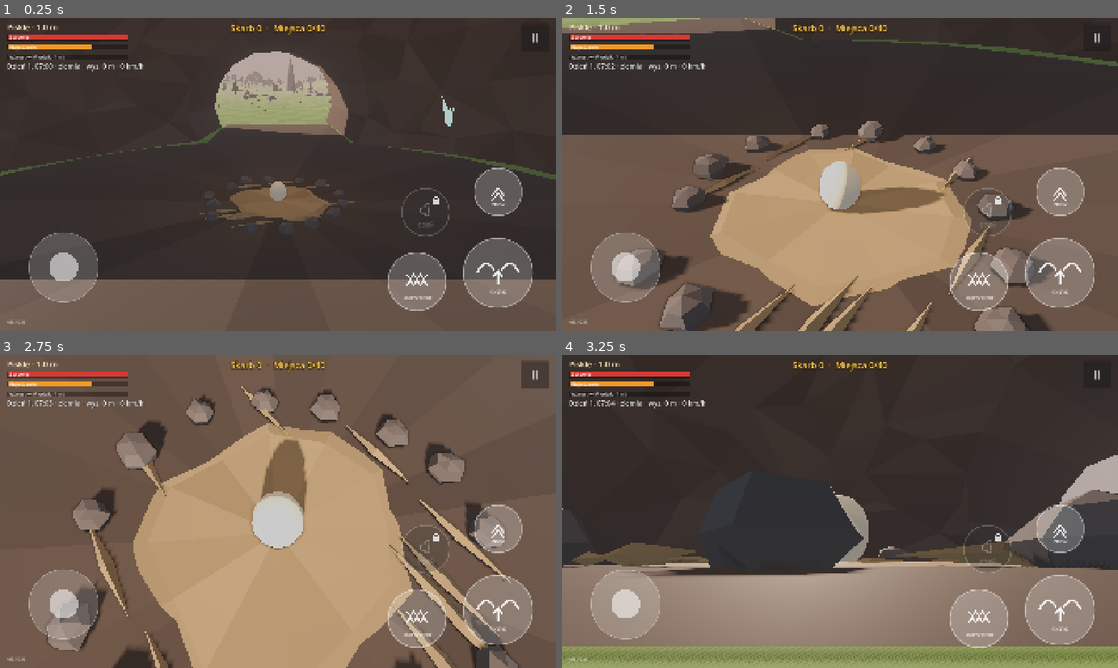
Above: before the commit, frames 1-4 (two rows, left to right).
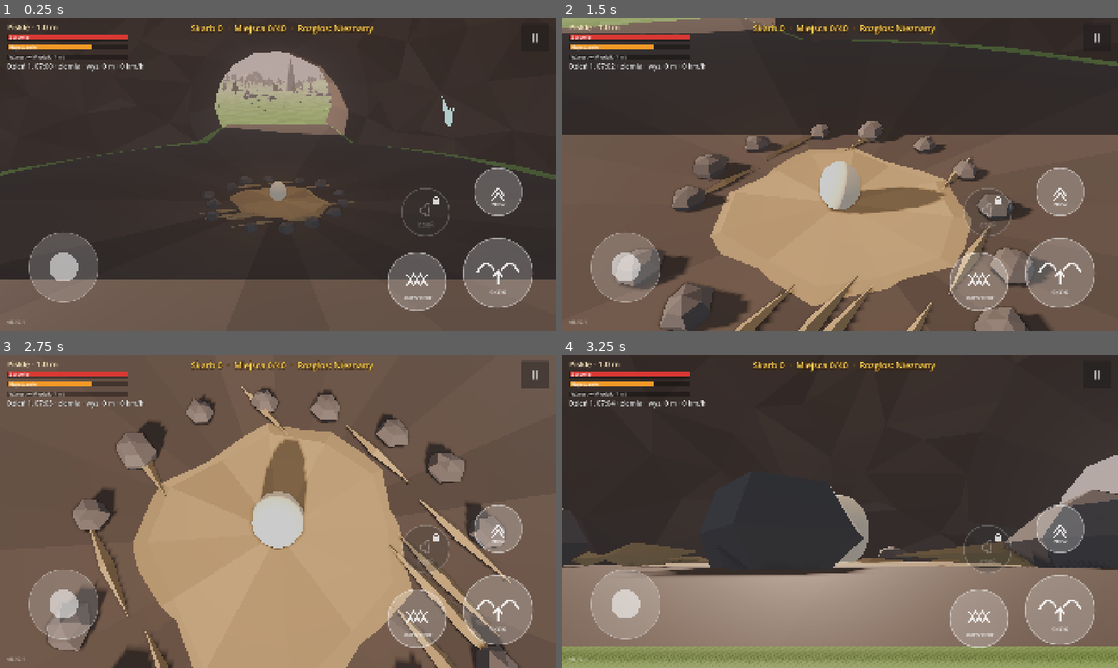
Above: after the commit, the same moments.

Repository: slota145/3d-dragon-game
Game: Godot game, scene res://scenes/boot.tscn
Two runs of this game, one before a commit and one after it. Both use one fixed random seed, a clock stepped at 60 frames per second and the inputs below.
Inputs (mouse positions are in pixels of both pictures, inside the frame that each line leads up to):
- Up to frame 1 (0.25 s): no input
- Up to frame 2 (1.5 s): move the mouse to (962, 158) at 0.52 s; hold D (move_right) 0.53-1.25 s; tap F (bite) at 0.6 s; click (962, 158) at 0.67 s; tap Space (flap) at 0.77, 1.07 s; drag from (728, 190) to (812, 237) at 1.27 s
- Up to frame 3 (2.75 s): move the mouse to (333, 442) at 2.02 s; hold D (move_right) from 2.03 s (still down); tap E (cam_right) at 2.1 s
- Up to frame 4 (3.25 s): release D (move_right) at 2.75 s; drag from (812, 574) to (673, 464) at 2.77 s

The runs differ from the first frame. In frame 1, 0.4% of the frame differs, in the area x 3-68%, y 2-98%; in frame 2, 0.5%; in frame 3, 0.6%, in the area x 3-68%, y 1-98%; in frame 4, 0.4%.

Commit message:
Rozgłos i myśliwi z łukami (0.10.1); handoff
Co-Authored-By: Claude Opus 5.5 <noreply@anthropic.com>
Claude-Session: https://claude.ai/code/session_01Ves32BxAhBVxU1wfrWL8eZ

Diff:
--- a/project.godot
+++ b/project.godot
@@ -12,7 +12,7 @@
 
 config/name="3D Dragon Game"
 config/description="Gra o smoku w Godot 4 — prototyp."
-config/version="0.10.0"
+config/version="0.10.1"
 ; Numer zgodności „bazy” (APK/EXE). Podbij, gdy zmieniasz coś, czego łatka .pck nie przeniesie
 ; (input map, ustawienia projektu, eksportu, wersja silnika) — gracze dostaną wtedy pełną aktualizację.
 config/base_api=5
--- /dev/null
+++ b/scripts/game/arrow.gd
@@ -0,0 +1,52 @@
+class_name Arrow
+extends Node3D
+## Strzała myśliwego: leci łukiem (lekka grawitacja), trafia smoka (odległość od jego środka),
+## po chybieniu ginie w ziemi albo po kilku sekundach.
+
+const GRAVITY := 6.0
+
+var velocity: Vector3
+var damage: float = 6.0
+var target: DragonController
+var _life: float = 4.0
+
+
+static func create(from: Vector3, aim: Vector3, speed: float, dmg: float, dragon: DragonController) -> Arrow:
+	var a := Arrow.new()
+	a.position = from
+	var t := from.distance_to(aim) / speed
+	a.velocity = (aim - from) / maxf(t, 0.05) + Vector3.UP * GRAVITY * t * 0.5  # kompensacja opadania
+	a.damage = dmg
+	a.target = dragon
+	var mi := MeshInstance3D.new()
+	var shaft := CylinderMesh.new()
+	shaft.top_radius = 0.02
+	shaft.bottom_radius = 0.02
+	shaft.height = 0.9
+	shaft.radial_segments = 4
+	shaft.rings = 1
+	var mat := StandardMaterial3D.new()
+	mat.albedo_color = Color(0.35, 0.22, 0.1)
+	shaft.material = mat
+	mi.mesh = shaft
+	mi.rotation.x = PI / 2.0  # walec wzdłuż Z
+	mi.cast_shadow = GeometryInstance3D.SHADOW_CASTING_SETTING_OFF
+	a.add_child(mi)
+	return a
+
+
+func _physics_process(delta: float) -> void:
+	_life -= delta
+	velocity.y -= GRAVITY * delta
+	position += velocity * delta
+	if velocity.length() > 0.1:
+		look_at(global_position + velocity, Vector3.UP)
+	if target and is_instance_valid(target):
+		var center := target.body_center()
+		if global_position.distance_to(center) < 0.8 + target.stats.size * 0.35:
+			target.stats.damage(damage)
+			target.hit_by_arrow.emit(damage)
+			queue_free()
+			return
+	if _life <= 0.0 or global_position.y < Terrain.height(global_position.x, global_position.z) - 0.2:
+		queue_free()
--- a/scripts/game/dragon_controller.gd
+++ b/scripts/game/dragon_controller.gd
@@ -32,6 +32,7 @@
 signal bit
 signal killed_prey(prey: Prey)
 signal exhausted  ## próba machnięcia / startu bez siły lotu
+signal hit_by_arrow(damage: float)
 
 enum State { GROUND, AIR }
 
@@ -210,6 +211,11 @@
 ## Skala prędkości lotu: młodzik lata wyraźnie wolniej niż dorosły.
 func _fly_k() -> float:
 	return clampf(sqrt(_k), 0.35, 1.3)
+
+
+## Środek ciała smoka (cel strzał, trafienia).
+func body_center() -> Vector3:
+	return global_position + Vector3.UP * (0.22 * stats.size + 0.1)
 
 
 func size_k() -> float:
--- a/scripts/game/villager.gd
+++ b/scripts/game/villager.gd
@@ -9,6 +9,7 @@
 
 signal poked_dragon(villager: Villager, damage: float)
 signal scared(villager: Villager)
+signal shot_arrow(arrow: Node3D)
 
 enum Mood { CALM, BOLD, WARY, PANIC }
 
@@ -17,6 +18,13 @@
 @export var run_speed: float = 4.6
 ## Poniżej działa tylko, gdy smok jest bliżej (oszczędność na telefonie).
 @export var active_range: float = 260.0
+@export_group("Myśliwy")
+## Myśliwy z łukiem: trzyma dystans i strzela (zamiast dźgać widłami / uciekać).
+@export var archer: bool = false
+@export var shoot_range: float = 55.0
+@export var shoot_cooldown: float = 2.6
+@export var arrow_damage: float = 6.0
+@export var arrow_speed: float = 34.0
 
 var mood: int = Mood.CALM
 var _poke_cd: float = 0.0
@@ -53,6 +61,9 @@
 	_poke_t += delta
 	_timer -= delta
 	var flying: bool = dc.is_flying() and dc.global_position.y - global_position.y > 6.0
+	if archer:
+		_archer_logic(delta, dc, to_dragon, dist, dsize)
+		return
 	mood = Mood.CALM
 	if dsize < DragonStats.STAGE_MIN_SIZE[1]:
 		if dist < 16.0 and not flying:
@@ -94,6 +105,46 @@
 		rotation.y = lerp_angle(rotation.y, atan2(to_dragon.x, to_dragon.z), clampf(6.0 * delta, 0.0, 1.0))
 
 
+## Myśliwy: podchodzi na odległość strzału, strzela z łuku (z wyprzedzeniem), a gdy smok
+## jest blisko — odskakuje. Bardzo duży smok z bliska = panika.
+func _archer_logic(delta: float, dc: DragonController, to_dragon: Vector3, dist: float, dsize: float) -> void:
+	var too_close := 10.0 + dsize * 1.2
+	mood = Mood.CALM
+	if dist < shoot_range * 1.8:
+		mood = Mood.BOLD
+		var dir := to_dragon.normalized()
+		if dist < too_close:
+			mood = Mood.PANIC if dsize >= DragonStats.STAGE_MIN_SIZE[2] else Mood.WARY
+			_dir = -dir
+			_speed = run_speed
+			_mark_scared()
+		elif dist > shoot_range:
+			_dir = dir
+			_speed = run_speed * 0.8
+		else:
+			_speed = 0.0
+			if _poke_cd <= 0.0:
+				_shoot(dc)
+		_move(delta)
+		rotation.y = lerp_angle(rotation.y, atan2(dir.x, dir.z), clampf(8.0 * delta, 0.0, 1.0))
+		_poke_cd = maxf(0.0, _poke_cd - delta) if dist <= shoot_range else _poke_cd
+		return
+	_was_scared = false
+	if _timer <= 0.0:
+		_pick_wander()
+	_move(delta)
+
+
+func _shoot(dc: DragonController) -> void:
+	_poke_cd = shoot_cooldown * randf_range(0.8, 1.2)
+	_poke_t = 0.0
+	var from := global_position + Vector3.UP * 1.45 + global_basis.z * 0.4
+	var target := dc.body_center()
+	var lead := target + dc.velocity * (from.distance_to(target) / arrow_speed) * 0.7
+	var arrow := Arrow.create(from, lead, arrow_speed, arrow_damage, dc)
+	shot_arrow.emit(arrow)
+
+
 func _poke() -> void:
 	_poke_cd = poke_cooldown
 	_poke_t = 0.0
--- a/scripts/game/villages.gd
+++ b/scripts/game/villages.gd
@@ -18,6 +18,9 @@
 var _meshes: Dictionary = {}
 var _people: Dictionary = {}  # rola -> Array[[name, mesh, pivot Transform3D]]
 var _residents: Array[Node3D] = []
+var _hunters: Array[Villager] = []
+## Myśliwi na wioskę (zależy od rozgłosu smoka; ustawia świat).
+var hunters_per_village: int = 0
 
 
 func _ready() -> void:
@@ -132,6 +135,30 @@
 		if sheep_model:
 			for k in sheep_per_pen:
 				_spawn_sheep(pc + Vector3(rng.randf_range(-4, 4), 0, rng.randf_range(-4, 4)), pc)
+	_hunters.clear()
+	set_hunters(hunters_per_village)
+
+
+## Myśliwi z łukami w każdej wiosce (więcej przy większym rozgłosie).
+func set_hunters(per_village: int) -> void:
+	hunters_per_village = per_village
+	_hunters = _hunters.filter(func(h: Villager) -> bool: return is_instance_valid(h) and h.is_alive())
+	for i in Terrain.VILLAGES.size():
+		var here := _hunters.filter(func(h: Villager) -> bool: return h.home.distance_to(center(i)) < 1.0)
+		for k in range(here.size(), per_village):
+			var c := center(i)
+			var a := randf() * TAU
+			var h := _spawn_person("Hunter", "Myśliwy", c + Vector3(cos(a), 0, sin(a)) * 12.0, c,
+				float(Terrain.VILLAGES[i][2]) * 0.8)
+			h.archer = true
+			h.max_health = 3.0
+			h.health = 3.0
+			h.shot_arrow.connect(func(arrow: Node3D) -> void: add_child(arrow))
+			_hunters.append(h)
+
+
+func hunters() -> Array[Villager]:
+	return _hunters.filter(func(h: Villager) -> bool: return is_instance_valid(h) and h.is_alive())
 
 
 func _spawn_person(role: String, label: String, pos: Vector3, home: Vector3, radius: float) -> Villager:
--- a/scripts/game/world.gd
+++ b/scripts/game/world.gd
@@ -24,6 +24,13 @@
 var _decor: TerrainDecor
 var _landmarks: Landmarks
 var _villages: Villages
+## Rozgłos smoka 0..100: rośnie od zjadania ludzi i owiec z farm i straszenia wieśniaków,
+## powoli opada (i przy śnie). Od poziomu „Plotka” wioski wystawiają myśliwych z łukami.
+var renown: float = 0.0
+const RENOWN_LEVELS := [0.0, 20.0, 50.0, 80.0]
+const RENOWN_NAMES := ["Nieznany", "Plotka", "Postrach", "Legenda"]
+var _renown_level: int = 0
+var _arrow_msg: int = -100000
 var _poke_msg: int = -100000
 var _day_night: DayNight
 var _sleeping: bool = false
@@ -67,6 +74,14 @@
 		if Time.get_ticks_msec() - _poke_msg > 3000:
 			_poke_msg = Time.get_ticks_msec()
 			_toast("%s dźga cię widłami! Uciekaj albo walcz" % by.display_name))
+	_villages.eaten_from_village.connect(func(p: Prey) -> void:
+		add_renown(8.0 if p is Villager else 3.0))
+	_villages.scared.connect(func(_by: Villager) -> void: add_renown(0.4))
+	_player.hit_by_arrow.connect(func(_dmg: float) -> void:
+		_flash = 0.6
+		if Time.get_ticks_msec() - _arrow_msg > 3000:
+			_arrow_msg = Time.get_ticks_msec()
+			_toast("Trafiony strzałą! Myśliwi polują na smoka"))
 	_lair = Lair.new()
 	_lair.name = "Lair"
 	_lair.position = Lair.POSITION
@@ -166,6 +181,9 @@
 	_finds.taken_today = data.get("finds_taken", [])
 	_finds.caches_taken = data.get("caches_taken", [])
 	_landmarks.found = data.get("landmarks_found", [])
+	renown = float(data.get("renown", 0.0))
+	_renown_level = renown_level()
+	_villages.set_hunters(_hunters_for(_renown_level))
 	_player.stats.restore(data.get("stats", {}))
 	_lair.show_shells()
 	var p: Array = data.get("pos", [])
@@ -184,7 +202,7 @@
 	var pos := _player.global_position
 	SaveGame.write({"day": day, "hour": _day_night.hour, "treasure": treasure,
 		"finds_taken": _finds.taken_today, "caches_taken": _finds.caches_taken,
-		"landmarks_found": _landmarks.found, "stats": _player.stats.to_save(), "pos": [pos.x, pos.y, pos.z],
+		"landmarks_found": _landmarks.found, "renown": renown, "stats": _player.stats.to_save(), "pos": [pos.x, pos.y, pos.z],
 		"yaw": _player.rotation.y, "version": GameVersion.current()})
 
 
@@ -220,6 +238,30 @@
 		save_game())
 
 
+# --- Rozgłos -----------------------------------------------------------------------
+
+func renown_level() -> int:
+	var lvl := 0
+	for i in RENOWN_LEVELS.size():
+		if renown >= RENOWN_LEVELS[i]:
+			lvl = i
+	return lvl
+
+
+func _hunters_for(level: int) -> int:
+	return [0, 1, 2, 3][level]
+
+
+func add_renown(amount: float) -> void:
+	renown = clampf(renown + amount, 0.0, 100.0)
+	var lvl := renown_level()
+	if lvl > _renown_level:
+		_banner("ROZGŁOS: " + RENOWN_NAMES[lvl].to_upper(),
+			"Wioski wysyłają myśliwych z łukami!" if lvl == 1 else "Ludzie drżą na twój widok — myśliwych jest więcej")
+		_villages.set_hunters(_hunters_for(lvl))
+	_renown_level = lvl
+
+
 # --- Złoto -------------------------------------------------------------------------
 
 ## Skrytki ze złotem: szczyty skalnych słupów + skrzynie przy ciekawych miejscach.
@@ -260,7 +302,8 @@
 		save_game()
 		carried = 0
 	_gold_label.text = ("Złoto %d  ·  " % carried if carried > 0 else "") + "Skarb %d" % treasure \
-		+ "  ·  Miejsca %d/%d" % [_landmarks.found.size(), _landmarks.total()]
+		+ "  ·  Miejsca %d/%d" % [_landmarks.found.size(), _landmarks.total()] \
+		+ "  ·  Rozgłos: %s" % RENOWN_NAMES[_renown_level]
 
 
 # --- Sen w legowisku -------------------------------------------------------------
@@ -329,6 +372,9 @@
 			day += 1  # po północy dzień już się zmienił — śpisz tylko do rana
 		_day_night.set_hour(7.0)
 		_finds.setup(day, _cache_spots())  # nowy dzień — nowe znaleziska
+		renown = maxf(0.0, renown - 5.0)  # przez noc plotki cichną
+		_renown_level = renown_level()
+		_villages.hunters_per_village = _hunters_for(_renown_level)
 		_villages.repopulate()  # zjedzeni mieszkańcy i owce wracają
 		var st := _player.stats
 		st.health = 100.0
@@ -423,6 +469,8 @@
 	status.text = "Dzień %d, %s · %s · wys. %d m · %d km/h" % [day, _day_night.clock_text(), mode, int(_player.global_position.y),
 		int(v.length() * 3.6)]
 	_sleep_button.visible = can_sleep()
+	renown = maxf(0.0, renown - delta * 0.01)  # ok. 0,6 pkt na minutę
+	_renown_level = mini(_renown_level, renown_level())
 	_update_gold()
 	if use_save and not _intro:
 		_autosave_t += delta
--- a/tools/test_village.gd
+++ b/tools/test_village.gd
@@ -98,6 +98,40 @@
 			inside = inside and Vector2(s.global_position.x - pen.x, s.global_position.z - pen.z).length() < 10.0
 	_check(inside, "owce w obrębie płotu")
 
+	print("7) Rozgłos i myśliwi")
+	var r0: float = world.renown
+	_check(r0 > 0.0, "rozgłos rośnie od zjedzenia człowieka i straszenia (%.1f)" % r0)
+	_check(vil.hunters().is_empty() or world.renown_level() >= 1, "bez rozgłosu brak myśliwych")
+	world.add_renown(30.0)
+	await _frames(3)
+	var hunters := vil.hunters()
+	_check(world.renown_level() >= 1 and hunters.size() >= Terrain.VILLAGES.size(), "rozgłos „Plotka”: myśliwi %d" % hunters.size())
+	var hunter: Villager = null
+	for h: Villager in hunters:
+		if h.home.distance_to(c0) < 1.0:
+			hunter = h
+			break
+	player.stats.set_size_instant(6.0)
+	player.stats.health = 100.0
+	player.velocity = Vector3.ZERO
+	player.global_position = hunter.global_position + Vector3(0, 0.5, 40)
+	player.rotation.y = 0.0
+	player.reset_physics_interpolation()
+	var hits := [0]
+	player.hit_by_arrow.connect(func(_d: float) -> void: hits[0] += 1)
+	cam.snap_behind()
+	await _seconds(1.5)
+	player.rotation.y = PI
+	cam.snap_behind()
+	await _seconds(1.0)
+	await _shot("village_hunter.png")
+	await _seconds(6.0)
+	_check(hits[0] >= 1, "myśliwy trafia strzałami (%d trafień, zdrowie %.0f)" % [hits[0], player.stats.health])
+	player.global_position = hunter.global_position + Vector3(0, 0.5, 5)
+	player.reset_physics_interpolation()
+	await _seconds(1.0)
+	_check(hunter.mood == Villager.Mood.WARY or hunter.mood == Villager.Mood.PANIC, "z bliska myśliwy odskakuje")
+
 	print("WYNIK: ", "OK" if _fails == 0 else "%d błędów" % _fails)
 	quit(1 if _fails else 0)
 
Not shown, added: scripts/game/arrow.gd.uid
Not shown, changed: CLAUDE.md
Not shown, changed: ROADMAP.md
Not shown, changed: docs/GAME_DESIGN.md
Not shown, changed: docs/SESSION_HANDOFF.md
